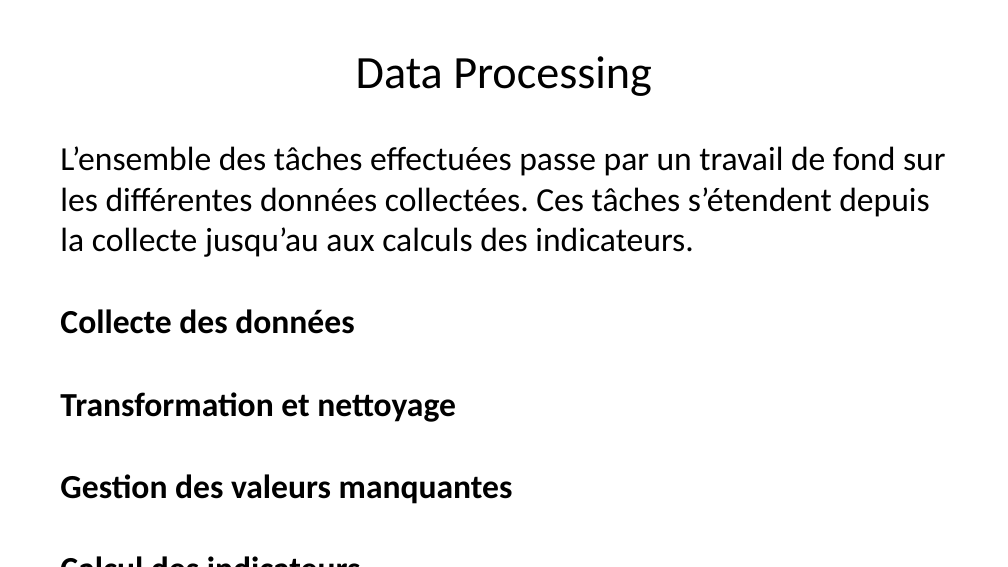
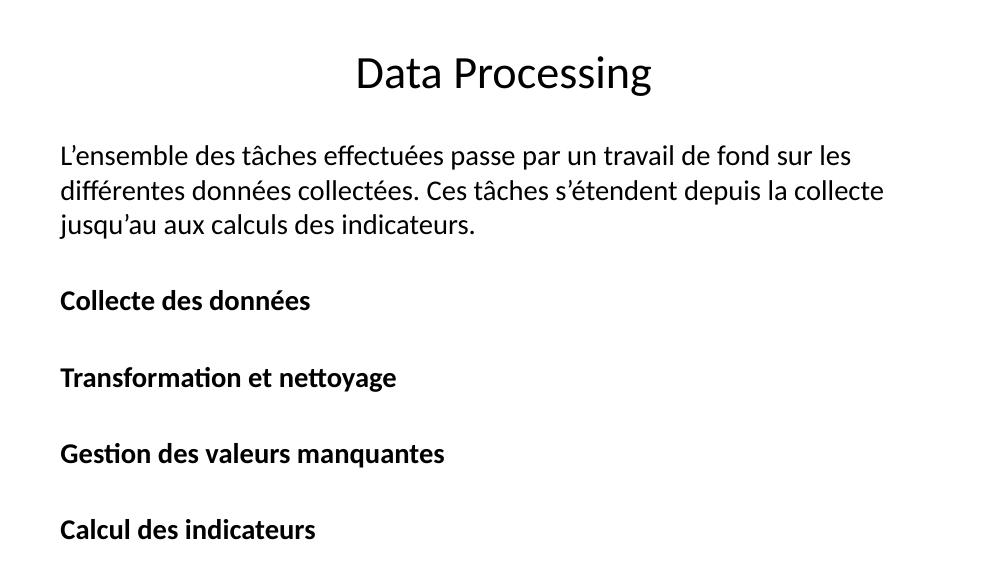
Before and after one commit to Welfare1/PricesStructuresProductsCI, a slide deck: slide 4 of rapport/Rapport.pptx. Drawn at 1008x567 pixels with LibreOffice and Linux fonts; fonts in the diff are those of the drawing. Boxes give left, top, right and bottom in pixels: in the first picture for what was removed or moved away, otherwise in the second. Text is boxed around its words. In the diff, an @@ line names an element or a change of style, - is before the commit and + after.

```diff
--- a/rapport/Rapport.pptx
+++ b/rapport/Rapport.pptx
@@ text "L’ensemble des tâches effectuées passe ..." at [60,145,884,468]: size 24 to 20.4 pt @@
```
Also in this commit, not shown: 3 other slides changed, 2 other files.
